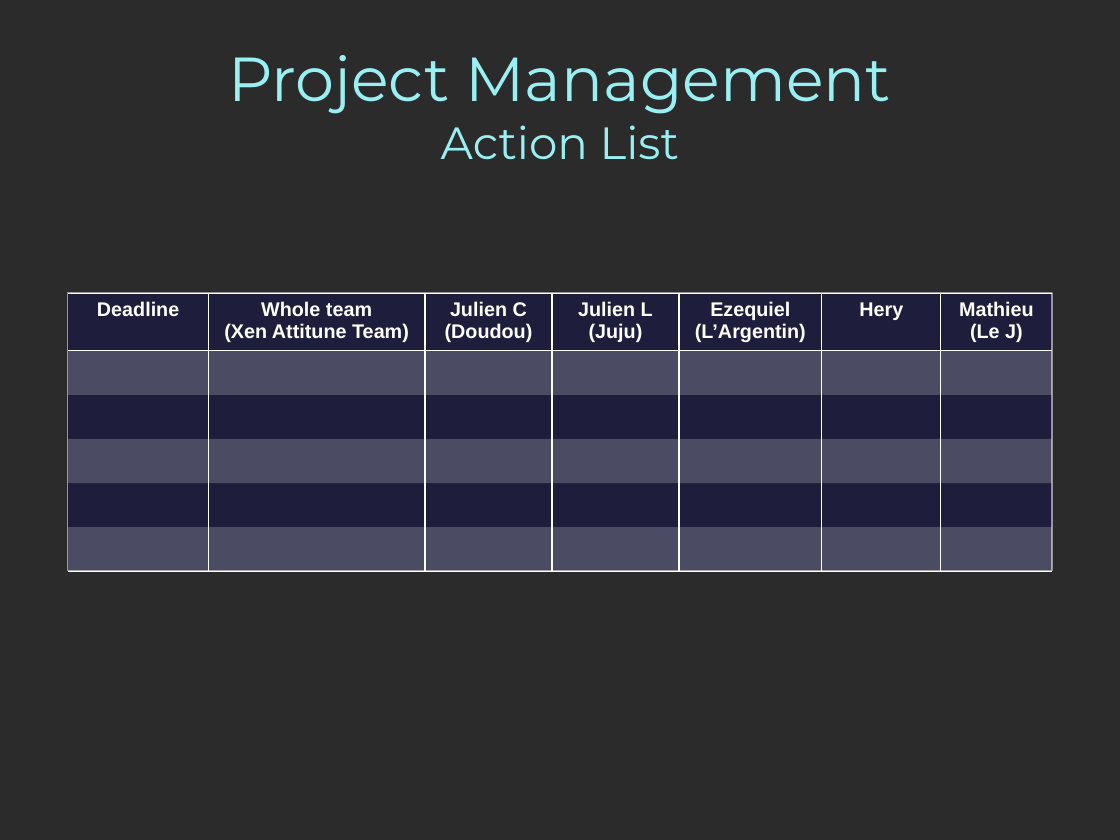
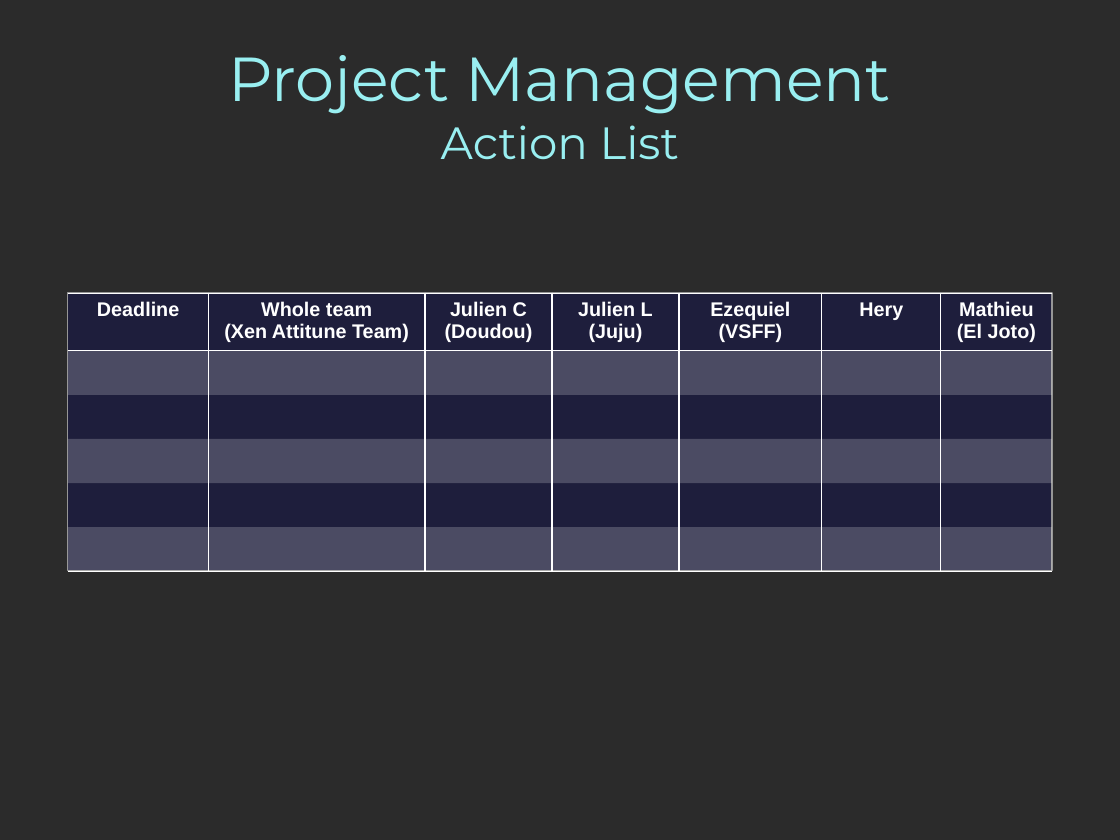
Before and after one commit to mgiorgino/xen-attitune, a slide deck: slide 38 of Docs/Anglais/PresentationAnglais.pptx (slide 37 before the commit). Drawn at 1120x840 pixels with LibreOffice and Linux fonts; fonts in the diff are those of the drawing; background and template pictures are left out; a plain dark background stands for a picture behind light text. Boxes give left, top, right and bottom in pixels: in the first picture for what was removed or moved away, otherwise in the second. Text is boxed around its words. In the diff, an @@ line names an element or a change of style, - is before the commit and + after.

```diff
--- a/Docs/Anglais/PresentationAnglais.pptx
+++ b/Docs/Anglais/PresentationAnglais.pptx
@@ table at [68,294,1052,571] @@
-row 1, column 5: Ezequiel / (L’Argentin)
+row 1, column 5: Ezequiel / (VSFF)
-row 1, column 7: Mathieu / (Le J)
+row 1, column 7: Mathieu / (El Joto)
```
Also in this commit, not shown: 19 other slides changed, 2 slides added, 2 slides removed.
